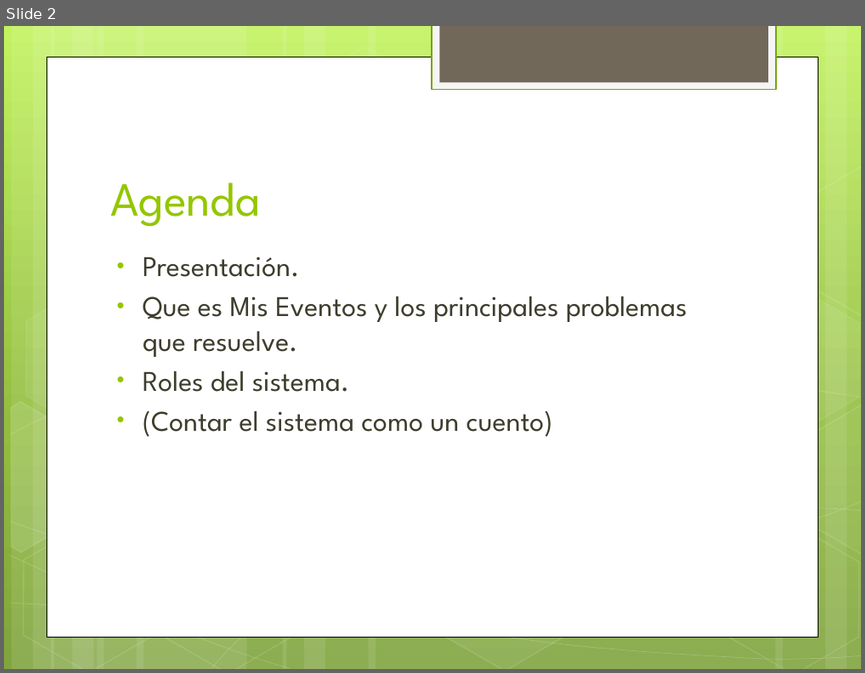
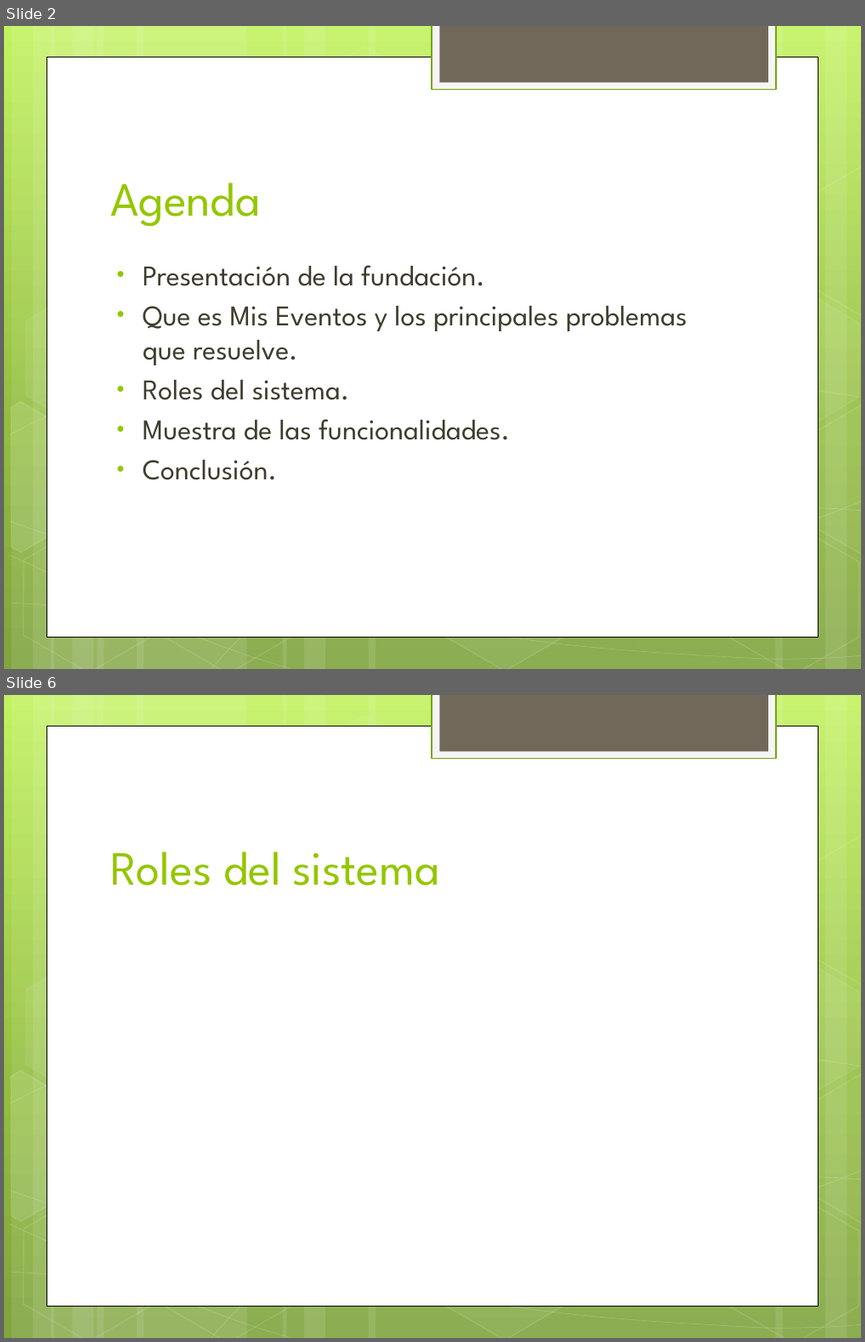
Before and after one commit to javiermatias/MisEventos, a slide deck: Documentacion/MIS EVENTOS.pptx. Shown one above the other, each under a label of ours: slide 2 before the commit, slides 2 and 6 after it; the slides between them are not shown. The pictures are 865x673 and 865x1342 pixels, drawn with LibreOffice and Linux fonts; fonts in the diff are those of the drawing. Boxes give left, top, right and bottom in pixels: in the first picture for what was removed or moved away, otherwise in the second. Text is boxed around its words. In the diff, an @@ line names an element or a change of style, - is before the commit and + after.

```diff
--- a/Documentacion/MIS EVENTOS.pptx
+++ b/Documentacion/MIS EVENTOS.pptx
@@ slide 6 added at (4, 695, 861, 1338), background gradient #C3F35F to #93BF3F to #81A53E; not listed: 31 template elements that a slide beside it also shows @@
@@ title added at (110, 851, 440, 885), 40 pt, text #94C600 @@
+Roles del sistema
@@ slide 2 changed as well @@
@@ text "Presentación de la fundación.": place and size @@
-text "Presentación de la fundación." at (143, 256, 687, 437)
+text "Presentación de la fundación." at (143, 265, 687, 480)
@@ text at (143, 265, 485, 286): text changed @@
-• Presentación.
+• Presentación de la fundación.
@@ text at (143, 419, 510, 480): text changed @@
-• (Contar el sistema como un cuento)
+• Muestra de las funcionalidades.
+• Conclusión.
```
Also in this commit, not shown: 1 other slide changed, 5 other slides added, 1 slide removed, 3 other files.
